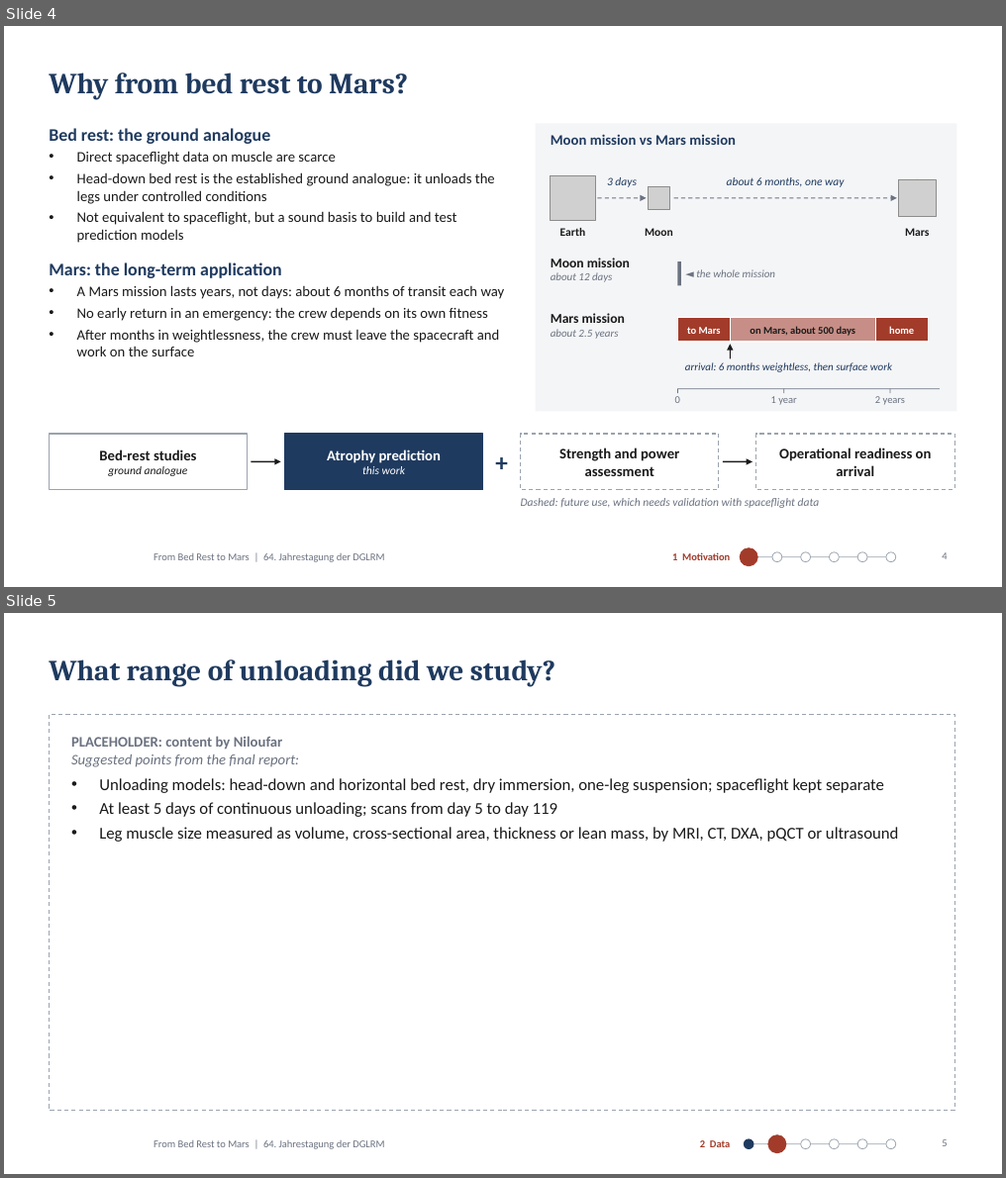
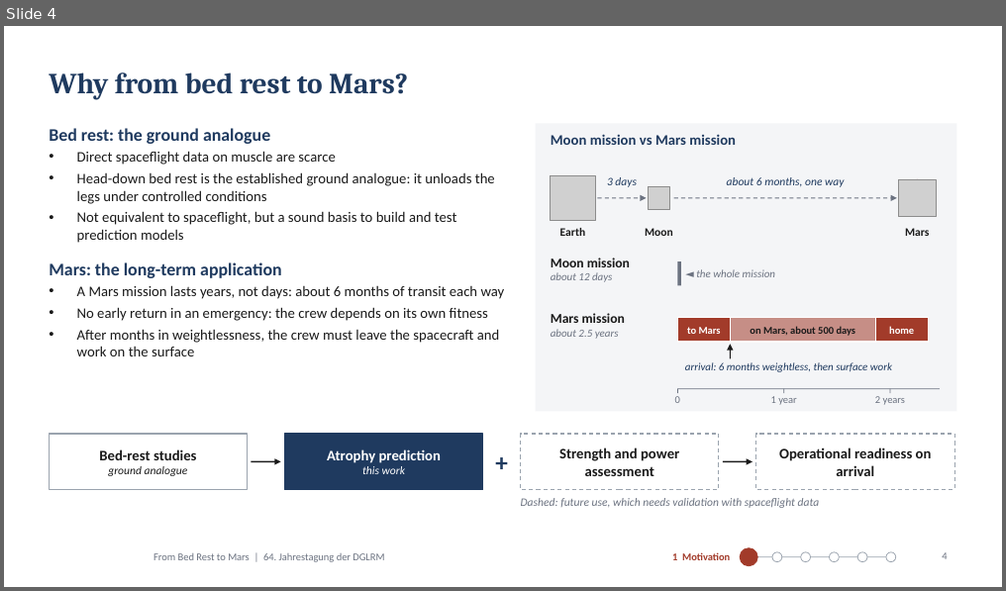
Before and after one commit to MiladBahariQaragoz/BedrestToMars, a slide deck: presentation/bed-rest-to-mars-talk.pptx. Shown one above the other, each under a label of ours: slides 4 and 5 before the commit, slide 4 after it. The pictures are 1006x1178 and 1006x591 pixels, drawn with LibreOffice and Linux fonts; fonts in the diff are those of the drawing; grey boxes stand for pictures; background and template pictures are left out. Boxes give left, top, right and bottom in pixels: in the first picture for what was removed or moved away, otherwise in the second. Text is boxed around its words. In the diff, an @@ line names an element or a change of style, - is before the commit and + after.

```diff
--- a/presentation/bed-rest-to-mars-talk.pptx
+++ b/presentation/bed-rest-to-mars-talk.pptx
@@ slide 5 removed at (4, 613, 1002, 1174), background #FFFFFF; not listed: 1 template element that a slide beside it also shows @@
@@ title removed at (49, 660, 555, 687) @@
-What range of unloading did we study?
@@ rectangle removed at (49, 714, 954, 1111) @@
@@ text removed at (71, 736, 899, 842) @@
-PLACEHOLDER: content by Niloufar
-Suggested points from the final report:
-• Unloading models: head-down and horizontal bed rest, dry immersion, one-leg suspension; spaceflight kept separate
-• At least 5 days of continuous unloading; scans from day 5 to day 119
-• Leg muscle size measured as volume, cross-sectional area, thickness or lean mass, by MRI, CT, DXA, pQCT or ultrasound
@@ text removed at (700, 1141, 730, 1148) @@
-2 Data
@@ ellipse removed at (744, 1140, 753, 1150) @@
@@ line removed from (748, 1145) to (891, 1145) @@
@@ ellipse removed at (768, 1136, 786, 1154) @@
@@ ellipse removed at (801, 1140, 810, 1150) @@
@@ ellipse removed at (830, 1140, 840, 1150) @@
@@ ellipse removed at (857, 1140, 867, 1150) @@
@@ ellipse removed at (887, 1140, 896, 1150) @@
@@ page number removed at (942, 1140, 946, 1147) @@
-5
```
Also in this commit, not shown: 1 slide added, 3 other files.
